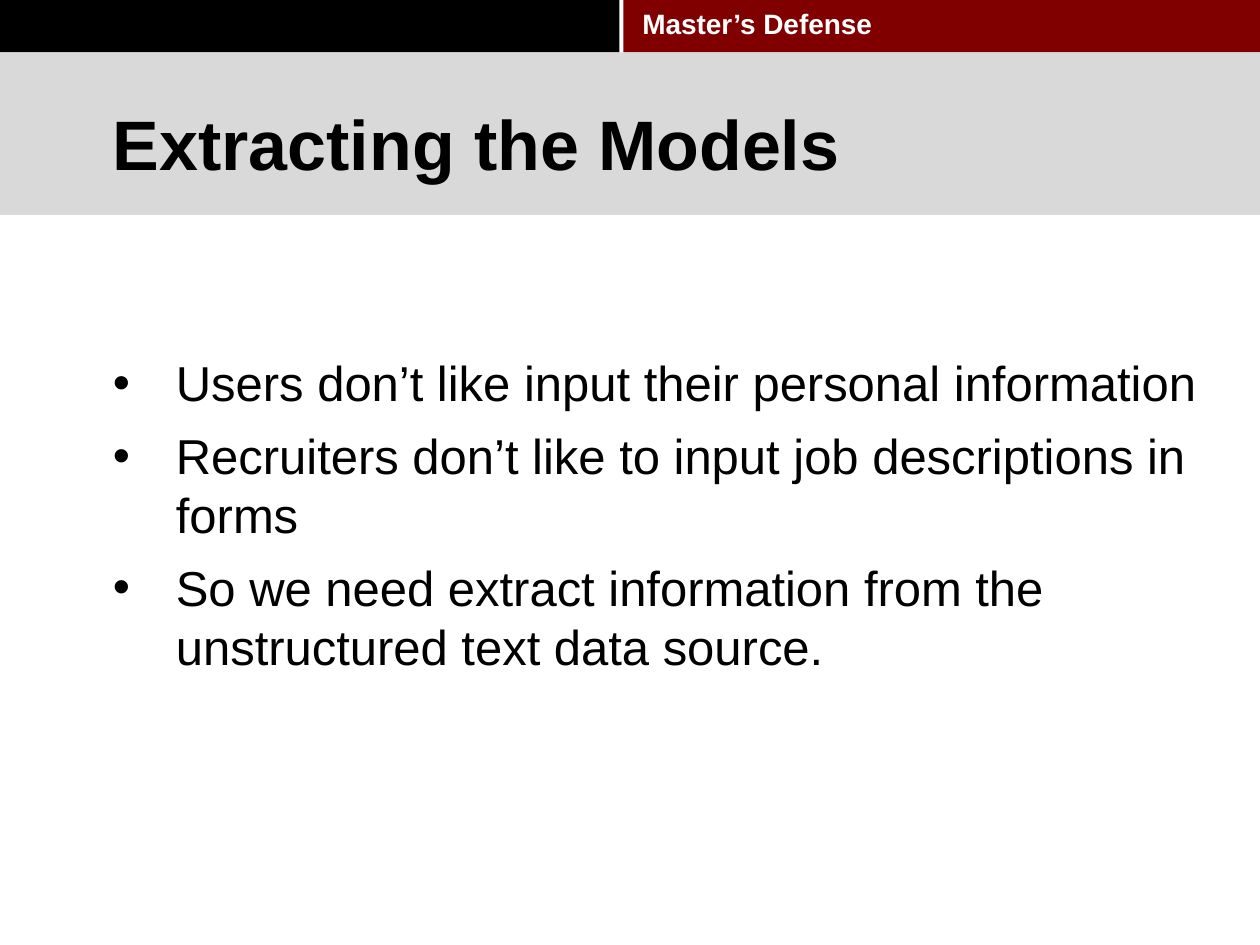
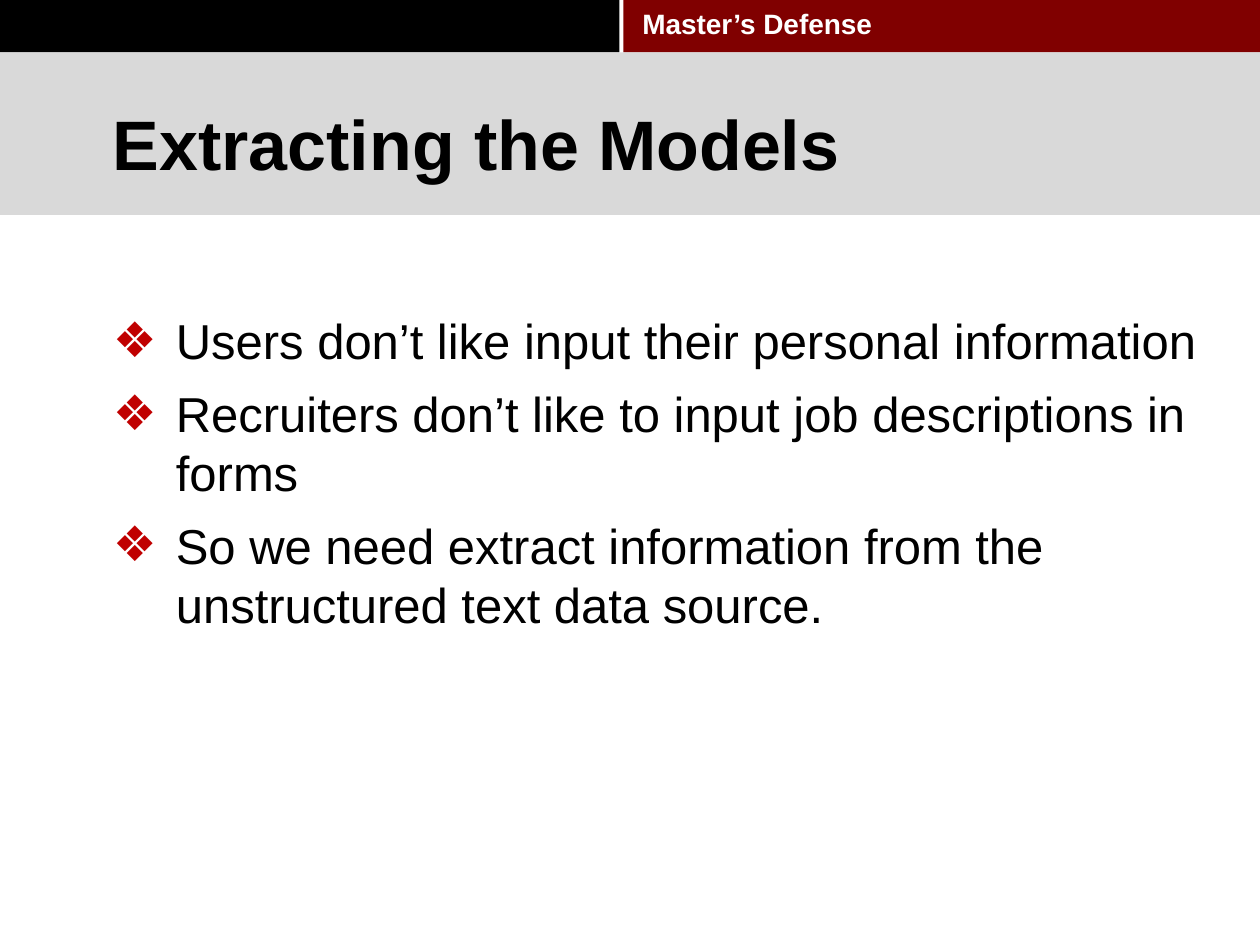
Before and after one commit to pkushiqiang/thesis, a slide deck: slide 25 of media/Master's thesis-2.pptx. Drawn at 1260x945 pixels with LibreOffice and Linux fonts; fonts in the diff are those of the drawing; background and template pictures are left out. Boxes give left, top, right and bottom in pixels: in the first picture for what was removed or moved away, otherwise in the second. Text is boxed around its words. In the diff, an @@ line names an element or a change of style, - is before the commit and + after.

```diff
--- a/media/Master's thesis-2.pptx
+++ b/media/Master's thesis-2.pptx
@@ text "Users don’t like input their ...": place and size @@
-text "Users don’t like input their ..." at box(176, 365, 1196, 666)
+text "Users don’t like input their ..." at box(176, 323, 1196, 624)
@@ text "Users don’t like input their ..." at box(176, 323, 1196, 624): bullet • to ❖; bullet colour #000000 to #C00000 @@
```
Also in this commit, not shown: 23 other slides changed.
